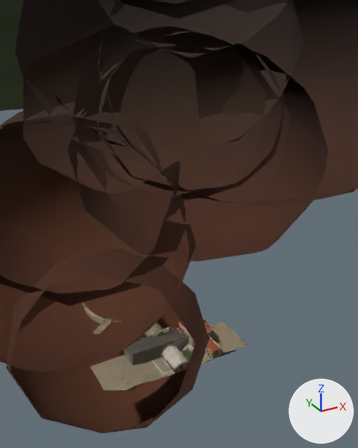
One commit to the glTF model public/assets/pompeii-kit.glb: the scene before it, then after it.
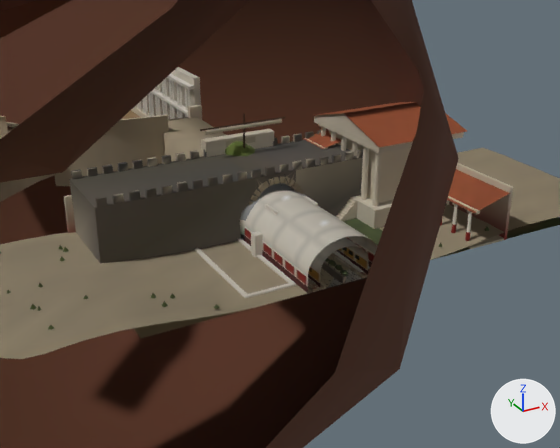
Each version appears first from a 50 mm camera at (-121.7, -246.2, 208.7) aimed at (20.4, 12.2, 79.5), and next in a close-up from a 50 mm camera at (-49.1, -102.5, 46.4) aimed at (-0.8, -14.6, 2.5). The axes (+X, +Y, +Z) are drawn at lower right. The lights are the same throughout. The first two pictures are the older version. Everything nearer to the camera than a plane just in front of the edit is cut away. Where no turn or scale is listed for an object, it has been applied to the vertices.

The first close-up shows 'Baths_Apodyterium_30m_plaster', 'Baths_Apodyterium_30m_stone', 'Baths_Caldarium_30m_plaster', 'Baths_Caldarium_30m_stone', 'Baths_Frigidarium_18m_plaster', 'Beach_Sand_30m_stone', 'Country_Ground_30m_plaster', 'EruptionColumn_cloth', 'Forum_Temple_plaster', 'Forum_Temple_stone', 'Forum_Temple_terracotta', 'Palaestra_Portico_30m_plaster', 'Palaestra_Portico_30m_terracotta', 'Porta_Stabia_stone', 'Theatre_plaster', 'Theatre_stone' and 16 more.
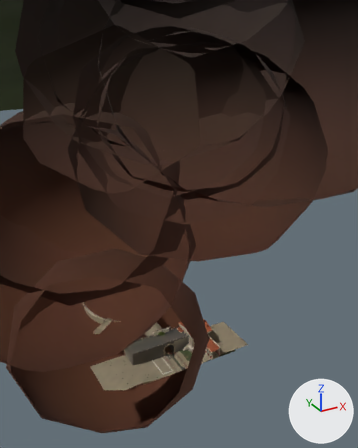
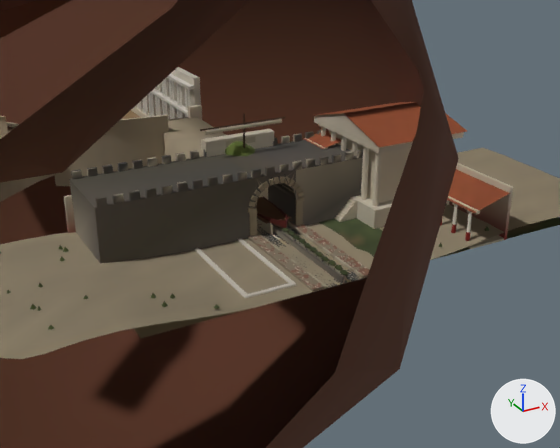
What differs and where, as boxes [x1, y1, x2, y2] in the close-ups (560 x 448 px):
'Baths_Caldarium_30m_plaster', deleted
    before: [244, 190, 378, 293]
'Baths_Apodyterium_30m_plaster', deleted
    before: [308, 237, 369, 287]
'Baths_Frigidarium_18m_plaster', deleted
    before: [240, 183, 318, 257]
'Baths_Apodyterium_30m_stone', deleted
    before: [309, 252, 363, 288]
'Baths_Caldarium_30m_stone', deleted (mostly hidden)
    before: [335, 251, 370, 269]
'Kerbs_30m_stone', unchanged, uncovered by the edit
    before: [308, 253, 369, 292]
    after: [248, 221, 369, 292]

Edits to the bpy script that builds the scene:
```text
Remove ob_baths_apodyterium_30m_stone:
    ob_baths_apodyterium_30m_stone = bpy.data.objects.new('Baths_Apodyterium_30m_stone', me_mesh_99)
    ob_baths_apodyterium_30m_stone.location = (0.0, -15.0, 0.2)
Remove ob_baths_apodyterium_30m_plaster:
    ob_baths_apodyterium_30m_plaster = bpy.data.objects.new('Baths_Apodyterium_30m_plaster', me_mesh_100)
    ob_baths_apodyterium_30m_plaster.location = (0.0, -15.0, 2.5)
Remove ob_baths_caldarium_30m_stone:
    ob_baths_caldarium_30m_stone = bpy.data.objects.new('Baths_Caldarium_30m_stone', me_mesh_103)
    ob_baths_caldarium_30m_stone.location = (0.0, -15.0, 0.3)
Remove ob_baths_caldarium_30m_plaster:
    ob_baths_caldarium_30m_plaster = bpy.data.objects.new('Baths_Caldarium_30m_plaster', me_mesh_104)
    ob_baths_caldarium_30m_plaster.location = (0.0, -15.0, 3.2)
Remove ob_baths_frigidarium_18m_plaster:
    ob_baths_frigidarium_18m_plaster = bpy.data.objects.new('Baths_Frigidarium_18m_plaster', me_mesh_107)
    ob_baths_frigidarium_18m_plaster.location = (0.0, -9.0, 3.4)
```
